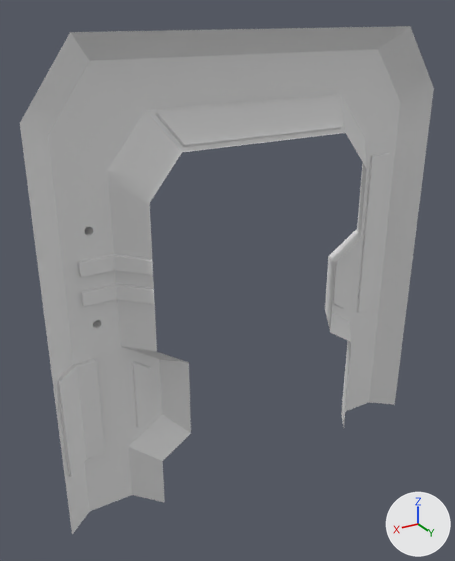
Renders of the Blender file BlendThimo/SciFiDoor.blend from each side of a commit.
Before and after are seen from a 50 mm lens placed at (1.59, 2.34, 2.29), pointed at (0.11, -0.13, 1.06). Every picture has the same lights, and +X, +Y and +Z are marked at lower right.

The older version as bpy lines, for what is in view:
```python
me_plane = bpy.data.meshes.new('Plane')
me_plane.from_pydata(...)  # 379 vertices, 357 faces; spans x -1.05..1.05, y -0.23..0.05, z 0.0..2.22
me_plane.polygons.foreach_set('use_smooth', [True] * 357)
ob_plane = bpy.data.objects.new('Plane', me_plane)
ob_plane.location = (0.0, 0.0, 0.0)
_m = ob_plane.modifiers.new('Bevel', 'BEVEL')
_m.width = 0.025
_m.width_pct = 0.025
_m.angle_limit = 0.798
_m.spread = 0.0
_m = ob_plane.modifiers.new('Subdivision', 'SUBSURF')
_m.subdivision_type = 'SIMPLE'
```
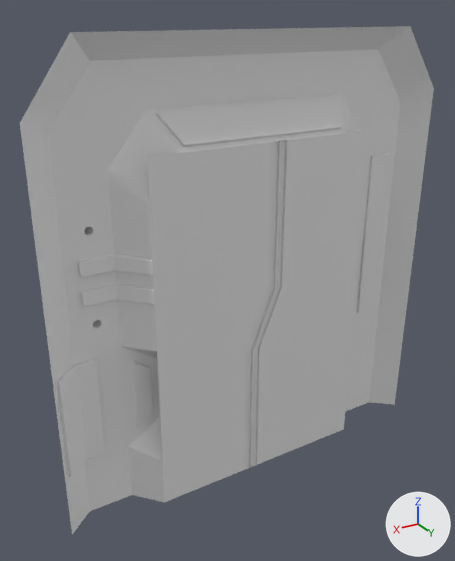
Commit message: Made changes to the door

Boxes (x1, y1, x2, y2) around the edits, measured in the pictures (455 x 561 px):
```json
{"object": "Door", "change": "added", "after": [147, 130, 370, 502]}
```

The change, as JSON lines over the scene's bpy script:
```json
{"op": "add", "block": "me_door", "code": ["me_door = bpy.data.meshes.new('Door')", "me_door.from_pydata(...)  # 56 vertices, 44 faces, 3 loose edges; spans x -0.6..0.58, y 0.02..0.03, z 0.0..1.76"]}
{"op": "add", "block": "ob_door", "code": ["ob_door = bpy.data.objects.new('Door', me_door)", "ob_door.location = (0.0, 0.0, 0.0)"]}
```
